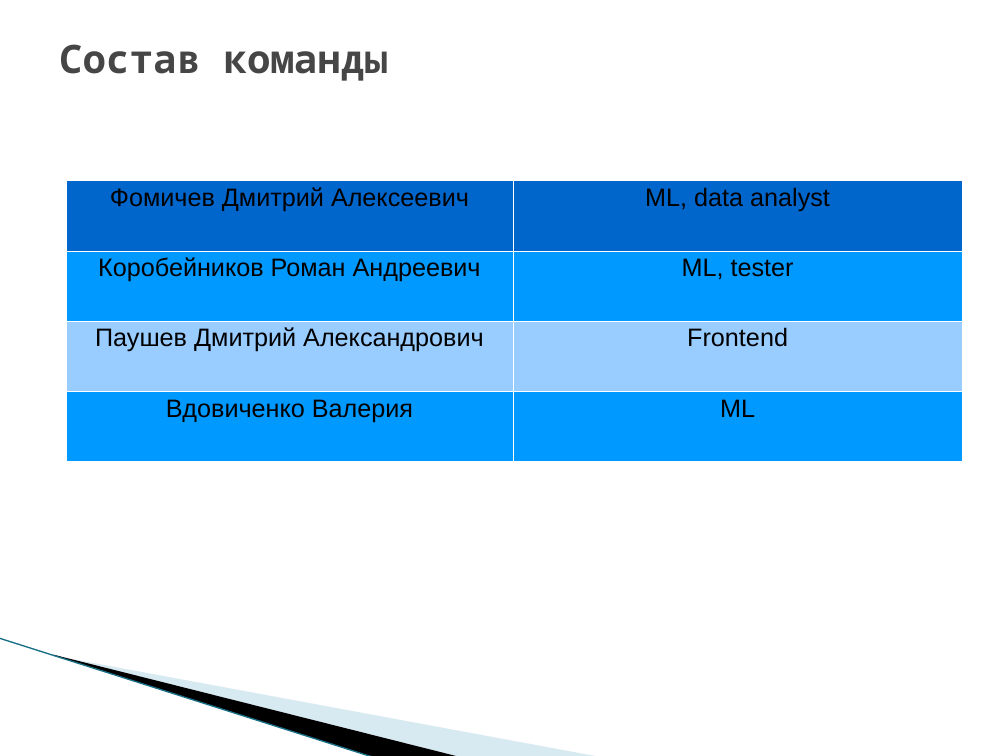
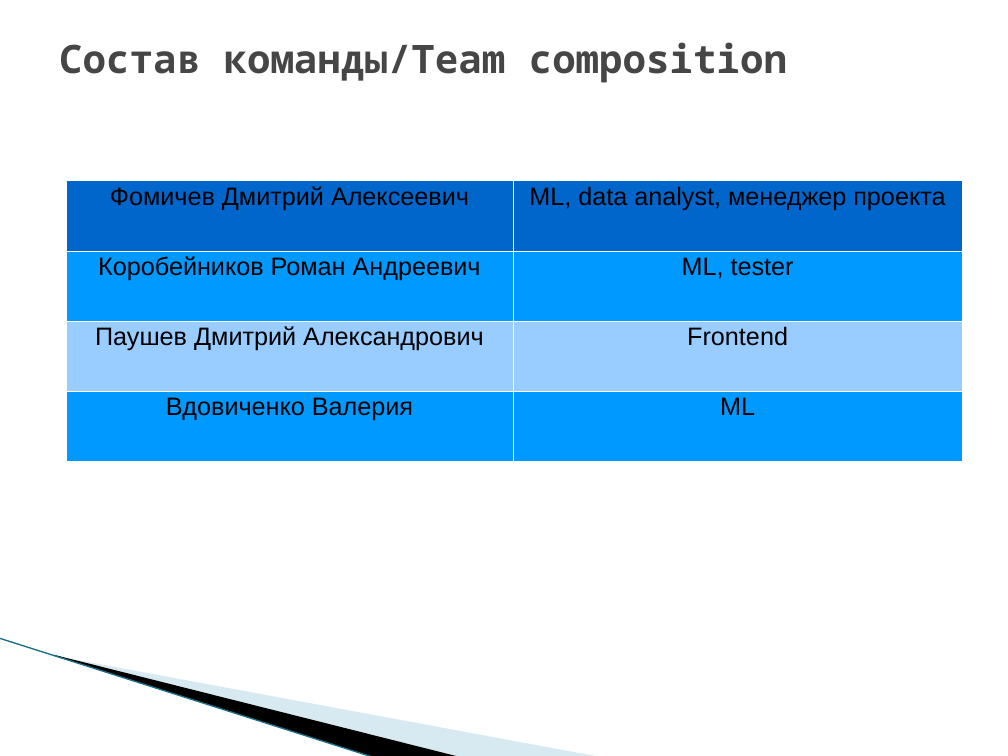
Before and after one commit to saviord7/applicant-service, a slide deck: slide 2 of reports/7_project_report_template_LETI_2021 (Rus-Eng).ppt. Drawn at 1008x756 pixels with LibreOffice and Linux fonts; fonts in the diff are those of the drawing; background and template pictures are left out. Boxes give left, top, right and bottom in pixels: in the first picture for what was removed or moved away, otherwise in the second. Text is boxed around its words. In the diff, an @@ line names an element or a change of style, - is before the commit and + after.

```diff
--- a/reports/7_project_report_template_LETI_2021 (Rus-Eng).ppt
+++ b/reports/7_project_report_template_LETI_2021 (Rus-Eng).ppt
@@ text at (59, 42, 787, 83): text changed @@
-Состав команды
+Состав команды/Team composition
@@ table at (66, 180, 962, 462) @@
-row 1, column 2: ML, data analyst
+row 1, column 2: ML, data analyst, менеджер проекта
@@ line spacing 0.93 to 0.87 @@
```
Also in this commit, not shown: 7 other slides changed, 1 slide added.
